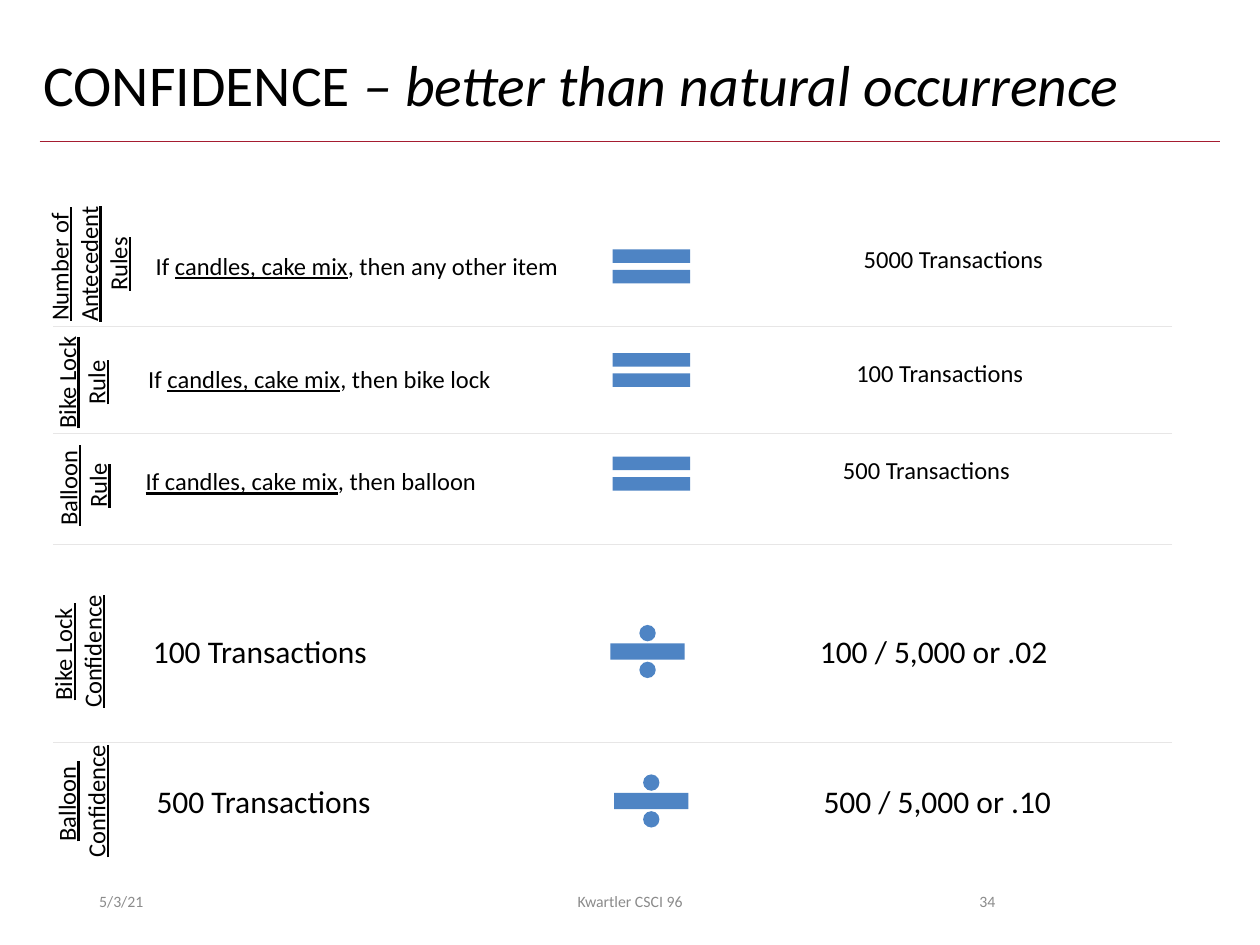
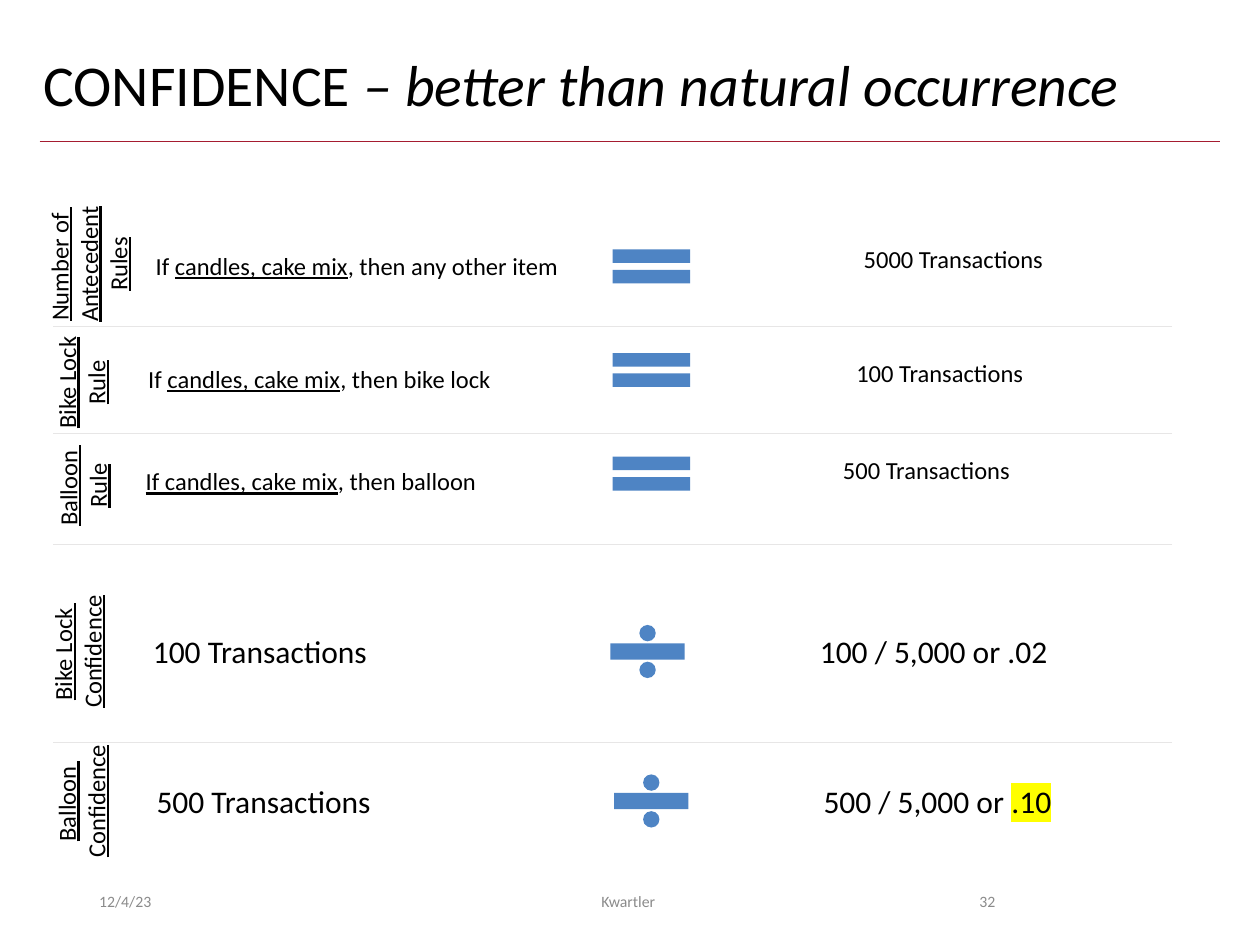
Before and after one commit to kwartler/Harvard_DataMining_Business_Student, a slide deck: slide 32 of Lessons/L_unsupervised/AssociationRules_CollaborativeFiltering.pptx (slide 34 before the commit). Drawn at 1260x945 pixels with LibreOffice and Linux fonts; fonts in the diff are those of the drawing; background and template pictures are left out. Boxes give left, top, right and bottom in pixels: in the first picture for what was removed or moved away, otherwise in the second. Text is boxed around its words. In the diff, an @@ line names an element or a change of style, - is before the commit and + after.

```diff
--- a/Lessons/L_unsupervised/AssociationRules_CollaborativeFiltering.pptx
+++ b/Lessons/L_unsupervised/AssociationRules_CollaborativeFiltering.pptx
@@ text "500 / 5,000 or .10" at (x1=824, y1=792, x2=1051, y2=817): highlight none to #FFFF00 in ".10" @@
@@ text at (x1=99, y1=896, x2=151, y2=908): text changed @@
-5/3/21
+12/4/23
@@ text at (x1=601, y1=896, x2=655, y2=907): text changed @@
-Kwartler CSCI 96
+Kwartler
@@ page number at (x1=979, y1=897, x2=995, y2=907): text changed @@
-34
+32
```
Also in this commit, not shown: 41 other slides changed, 3 slides removed.
